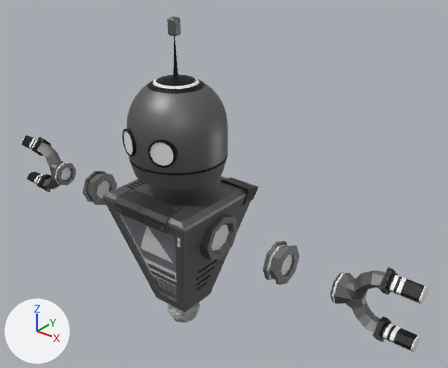
The FBX model Assets/Robot/Model/Robot.fbx as it was, and as the next commit left it.
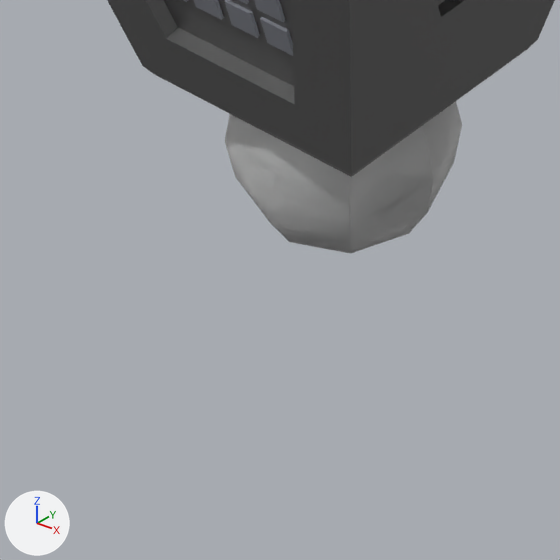
Each version appears first whole from a 50 mm camera at (6.69, -7.13, 7.68) aimed at (0.6, 0.49, 2.96), and next in a close-up on the part from 30% to 48% of the width and 78% to 99% of the height. Every picture has the same lights, and +X, +Y and +Z are marked at lower left. Where no turn or scale is listed for an object, it has been applied to the vertices. Vertices at the same position are counted once.

Objects in the first close-up: 'Body', 'foot'.
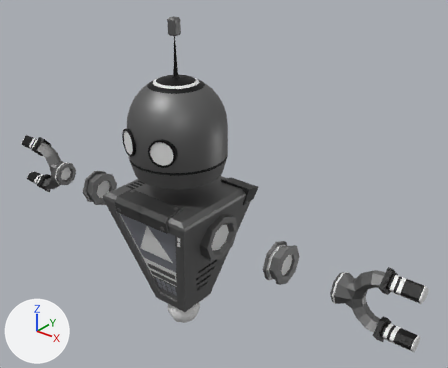
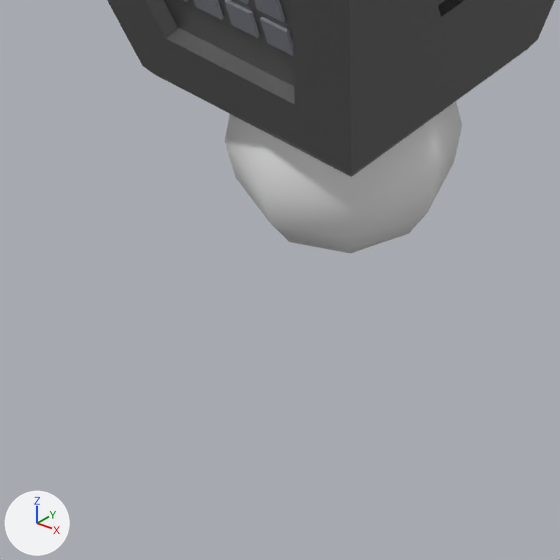
Boxes [x1, y1, x2, y2] around the edits, measured in the close-ups (560 x 560 px):
part 1 of me_sphere_005, deleted
    before: [225, 101, 462, 253]

Edits to the bpy script that builds the scene:
```text
Change me_sphere_005:
    used by ob_foot; location = (0.0, 0.0, 0.303)
    remove me_sphere_005.from_pydata(...)  # 86 vertices, 118 faces; spans x -0.315..0.315, y -0.315..0.315, z -0.267..0.363
    add me_sphere_005.from_pydata(...)  # 58 vertices, 64 faces; spans x -0.315..0.315, y -0.315..0.315, z -0.267..0.363
    me_sphere_005 part 1
    28 vertices are removed from x -0.315..0.315, y -0.223..0.223, z -0.243..0.339
    54 faces are deleted
```
